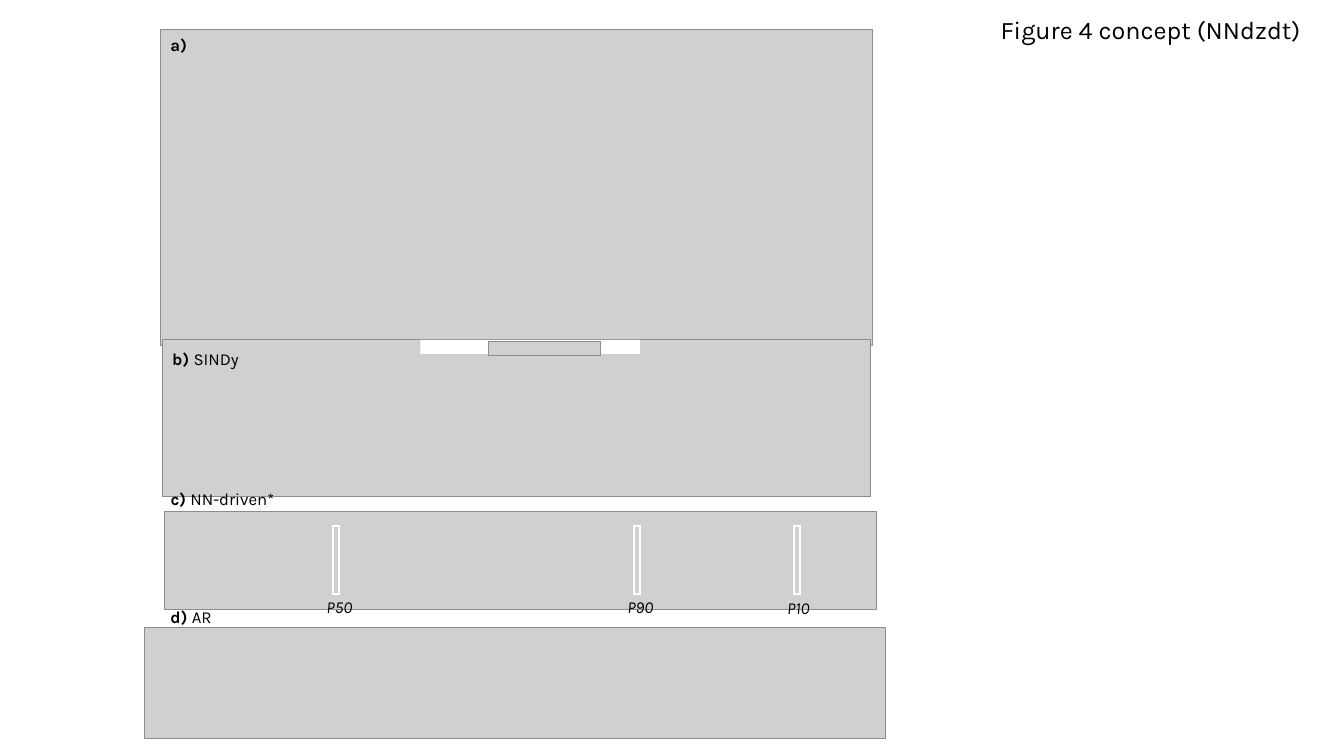
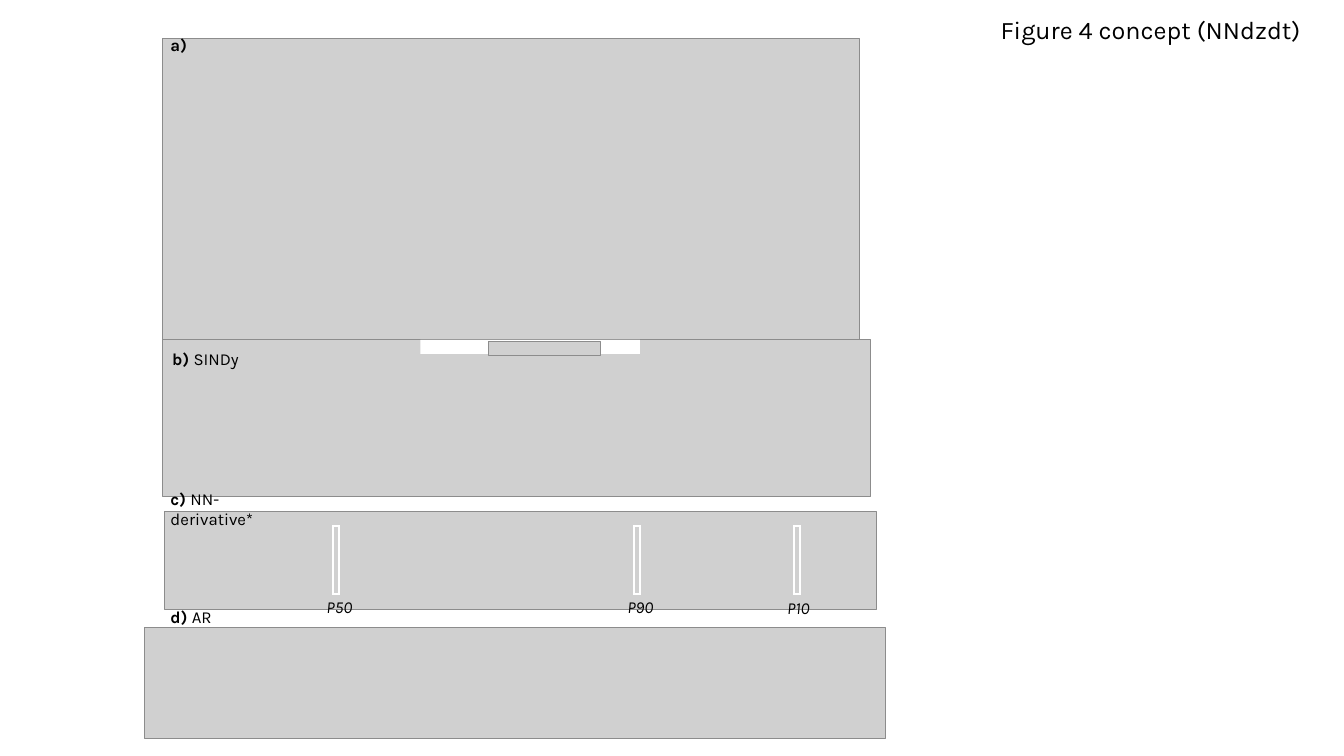
Before and after one commit to LLNL/mphys-surrogate-model, a slide deck: slide 4 of figures/figures.pptx. Drawn at 1344x756 pixels with LibreOffice and Linux fonts; fonts in the diff are those of the drawing; grey boxes stand for pictures. Boxes give left, top, right and bottom in pixels: in the first picture for what was removed or moved away, otherwise in the second. Text is boxed around its words. In the diff, an @@ line names an element or a change of style, - is before the commit and + after.

```diff
--- a/figures/figures.pptx
+++ b/figures/figures.pptx
@@ picture: place and size @@
-picture at (160, 29, 872, 346)
+picture at (162, 39, 860, 350)
@@ text at (170, 492, 253, 525): text changed @@
-c) NN-driven*
+c) NN-derivative*
```
Also in this commit, not shown: 3 other slides changed, 1 slide removed, 22 other files.
